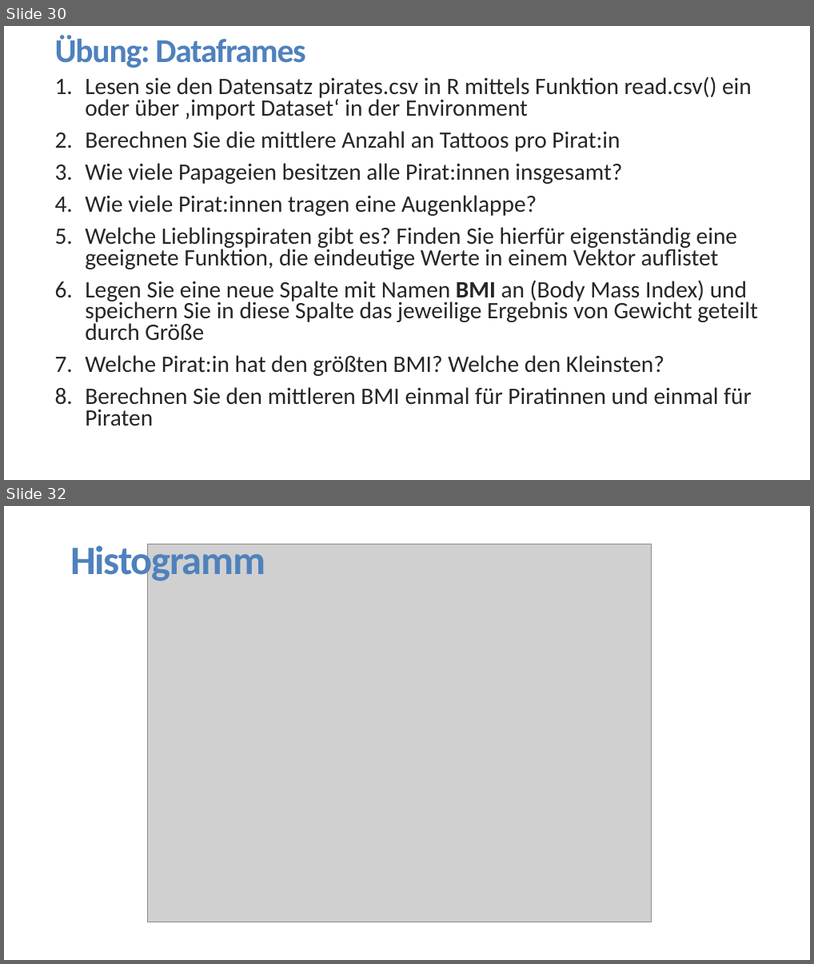
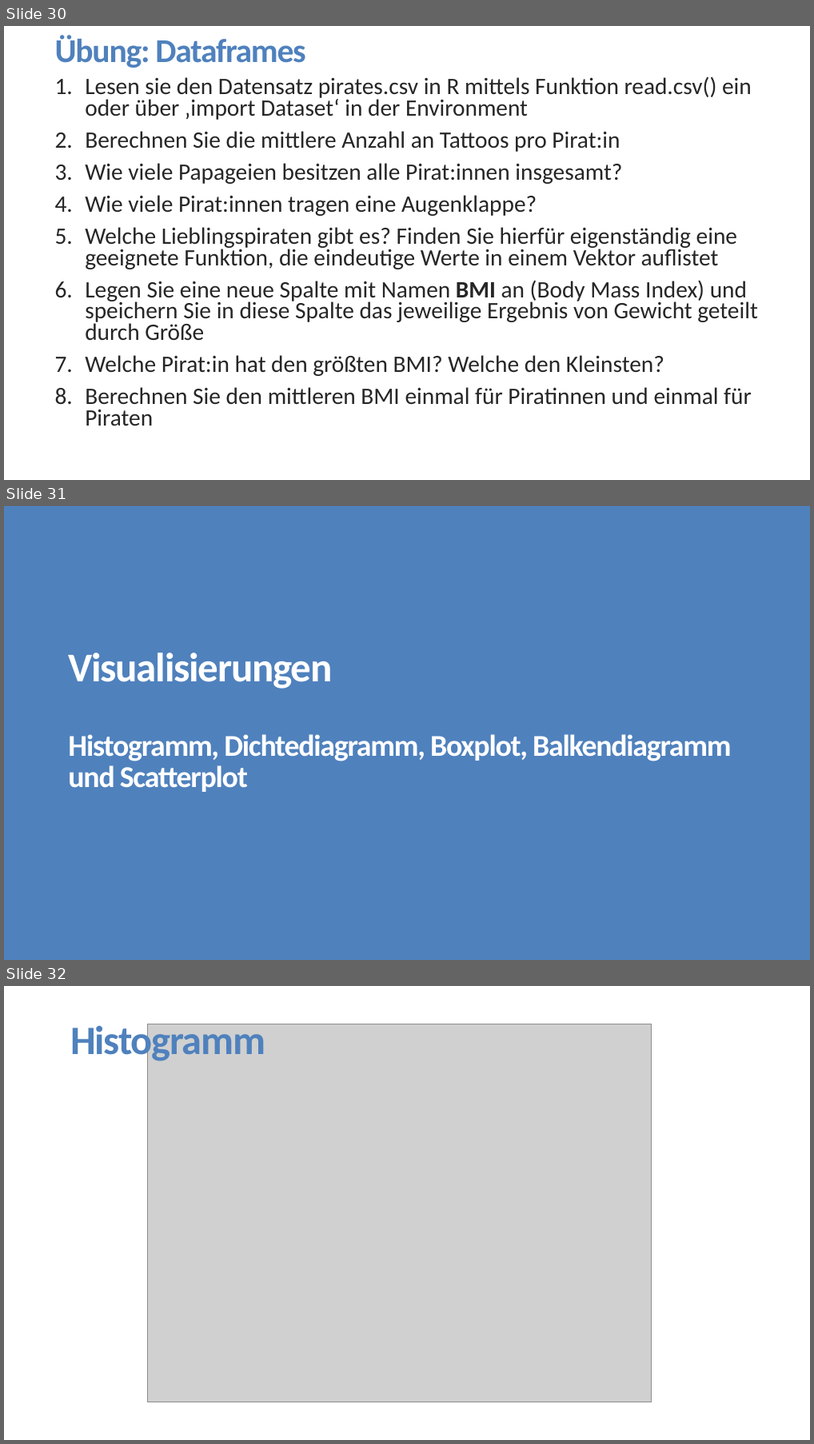
Before and after one commit to FlorianKeppeler/RKurs, a slide deck: Präsentationen/Einführung in R.pptx. Shown one above the other, each under a label of ours: slides 30 and 32 before the commit, slides 30, 31 and 32 after it; the slides between them are not shown. The pictures are 814x964 and 814x1444 pixels, drawn with LibreOffice and Linux fonts; fonts in the diff are those of the drawing; grey boxes stand for pictures. Boxes give left, top, right and bottom in pixels: in the first picture for what was removed or moved away, otherwise in the second. Text is boxed around its words. In the diff, an @@ line names an element or a change of style, - is before the commit and + after.

```diff
--- a/Präsentationen/Einführung in R.pptx
+++ b/Präsentationen/Einführung in R.pptx
@@ slide 31 added at bbox=[4, 506, 810, 960], background #4F81BD @@
@@ title added at bbox=[68, 652, 731, 792], 36 pt, text #FFFFFF, bold @@
+Visualisierungen
+Histogramm, Dichtediagramm, Boxplot, Balkendiagramm und Scatterplot
```
Also in this commit, not shown: 3 slides changed, 4 other slides added, 2 slides removed, 2 other files.
